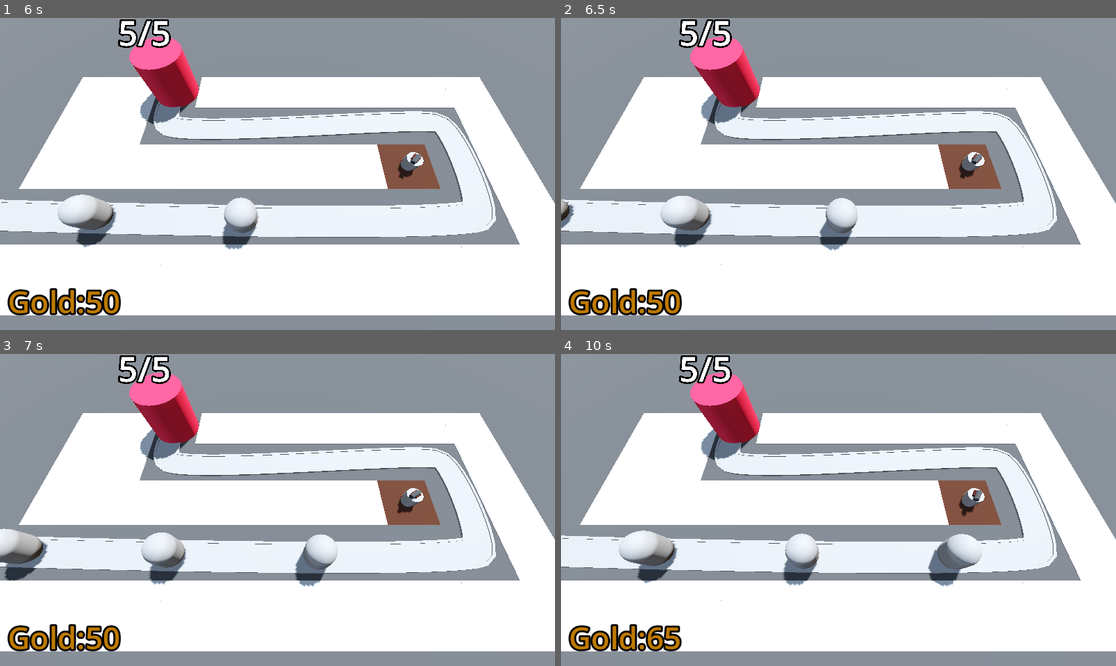
Above: before the commit, frames 1-4 (two rows, left to right).
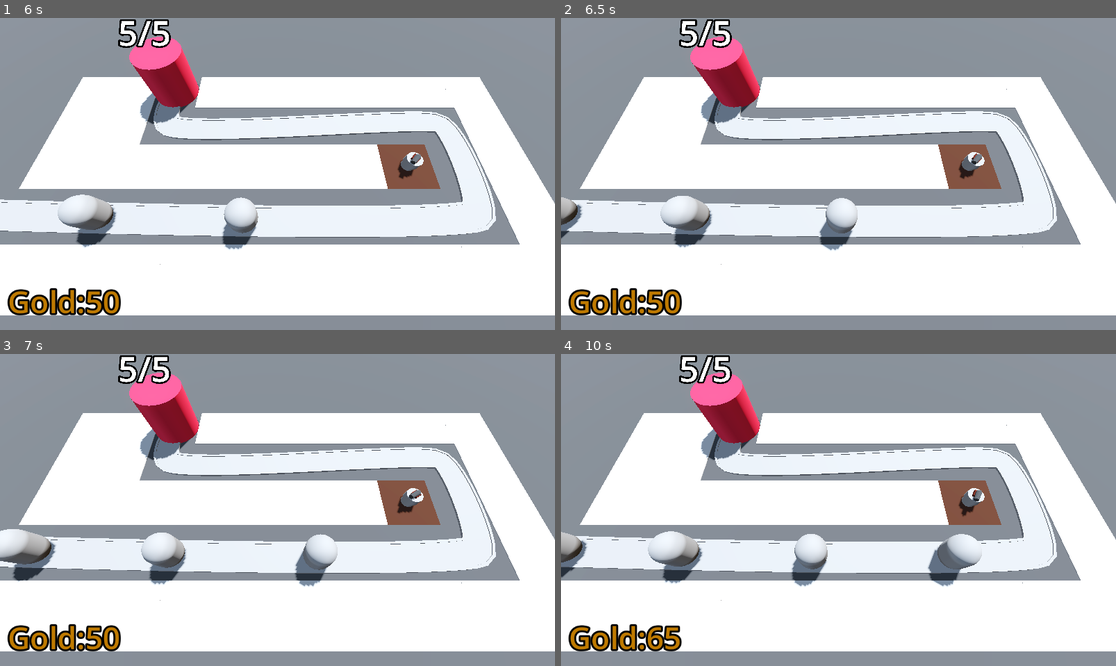
Above: after the commit, the same moments.

Repository: e-cornwell/Barbarian-Blaster
Game: Godot game, scene res://BaseLevel.tscn
The game is run twice, just before and just after one commit, with the same random seed, the same clock (stepped at 60 frames per second) and the same inputs.
Inputs (mouse positions are in pixels of both pictures, inside the frame that each line leads up to):
- Up to frame 1 (6 s): tap Enter at 0.5, 2 s; move the mouse to (399, 158) at 0.52 s; press the mouse at (399, 158) at 0.53 s; tap Space at 1.25 s; move the mouse to (166, 189) at 1.27 s; release the mouse at (166, 189) at 1.28 s; click (166, 189) at 1.35 s; move the mouse to (333, 105) at 2.02 s; press the mouse at (333, 105) at 2.03 s; move the mouse to (249, 236) at 2.77 s; release the mouse at (249, 236) at 2.78 s; click (249, 236) at 2.85 s; move the mouse to (444, 220) at 3.52 s; press the mouse at (444, 220) at 3.53 s; move the mouse to (111, 127) at 4.27 s; release the mouse at (111, 127) at 4.28 s; click (111, 127) at 4.35 s; move the mouse to (305, 174) at 5.02 s; press the mouse at (305, 174) at 5.03 s; move the mouse to (194, 96) at 5.77 s; release the mouse at (194, 96) at 5.78 s; click (194, 96) at 5.85 s
- Up to frame 2 (6.5 s): no input
- Up to frame 3 (7 s): move the mouse to (399, 494) at 6.52 s; press the mouse at (399, 494) at 6.53 s
- Up to frame 4 (10 s): move the mouse to (727, 525) at 7.27 s; release the mouse at (727, 525) at 7.28 s; click (727, 525) at 7.35 s; move the mouse to (894, 441) at 8.02 s; press the mouse at (894, 441) at 8.03 s; move the mouse to (810, 572) at 8.77 s; release the mouse at (810, 572) at 8.78 s; click (810, 572) at 8.85 s; move the mouse to (1005, 556) at 9.52 s; press the mouse at (1005, 556) at 9.53 s

Frame 1 is identical in both runs. In frame 2, 0.3% of the frame differs, in the area x 0-4%, y 57-71%; in frame 3, 0.7%; in frame 4, 2.6%, in the area x 0-49%, y 56-75%.

Commit message:
impliment difficulty manager Node

Diff:
--- a/BaseLevel.tscn
+++ b/BaseLevel.tscn
@@ -8,6 +8,7 @@
 [ext_resource type="Script" uid="uid://hx6w382ji5ks" path="res://turret_manager.gd" id="5_cwwxe"]
 [ext_resource type="PackedScene" uid="uid://dwin256y60208" path="res://Turret/turret.tscn" id="6_ufkdr"]
 [ext_resource type="Script" uid="uid://b8ky56id6sukx" path="res://bank.gd" id="8_tv3th"]
+[ext_resource type="PackedScene" uid="uid://c15srreo6einb" path="res://DifficultyManager/difficulty_manager.tscn" id="9_xkmwr"]
 
 [sub_resource type="ProceduralSkyMaterial" id="ProceduralSkyMaterial_dq0bh"]
 sky_horizon_color = Color(0.662243, 0.671743, 0.686743, 1)
@@ -65,10 +66,11 @@
 "cells": PackedInt32Array(65534, 65534, 1048576, 65535, 65534, 1048576, 0, 65534, 1048576, 65534, 2, 1310720, 65531, 65 …(498 unchanged characters)…
 }
 
-[node name="EnemyPath" type="Path3D" parent="."]
+[node name="EnemyPath" type="Path3D" parent="." node_paths=PackedStringArray("difficulty_manager")]
 curve = SubResource("Curve3D_lvb7b")
 script = ExtResource("3_epnn3")
 enemy_scene = ExtResource("2_5x8ra")
+difficulty_manager = NodePath("../DifficultyManager")
 
 [node name="Road" type="CSGPolygon3D" parent="EnemyPath"]
 polygon = PackedVector2Array(-1, 0, -1, 0.1, 1, 0.1, 1, 0)
@@ -146,4 +148,6 @@
 text = "placeholder"
 label_settings = SubResource("LabelSettings_epnn3")
 
+[node name="DifficultyManager" parent="." instance=ExtResource("9_xkmwr")]
+
 [connection signal="timeout" from="EnemyPath/SpawnTimer" to="EnemyPath" method="spawn_enemy"]
--- /dev/null
+++ b/DifficultyManager/difficulty_manager.gd
@@ -0,0 +1,20 @@
+extends Node
+
+@export var spawn_time_curve: Curve
+@export var game_length := 30.0
+@onready var timer: Timer = $Timer
+
+# Called when the node enters the scene tree for the first time.
+func _ready() -> void:
+	timer.start(game_length)
+
+
+# Called every frame. 'delta' is the elapsed time since the previous frame.
+func _process(delta: float) -> void:
+	print(get_spawn_time())
+
+func game_progress_ratio() -> float:
+	return 1.0 - (timer.time_left / game_length)
+
+func get_spawn_time() -> float:
+	return spawn_time_curve.sample(game_progress_ratio())
--- /dev/null
+++ b/DifficultyManager/difficulty_manager.tscn
@@ -0,0 +1,15 @@
+[gd_scene load_steps=3 format=3 uid="uid://c15srreo6einb"]
+
+[ext_resource type="Script" uid="uid://bxgejr5irb25y" path="res://DifficultyManager/difficulty_manager.gd" id="1_ab1g6"]
+
+[sub_resource type="Curve" id="Curve_ab1g6"]
+_limits = [0.25, 2.0, 0.0, 1.0]
+_data = [Vector2(0, 2), 0.0, -1.73599, 0, 1, Vector2(1, 0.25), -2.00297, 0.0, 1, 0]
+point_count = 2
+
+[node name="DifficultyManager" type="Node"]
+script = ExtResource("1_ab1g6")
+spawn_time_curve = SubResource("Curve_ab1g6")
+
+[node name="Timer" type="Timer" parent="."]
+one_shot = true
--- a/enemy_path.gd
+++ b/enemy_path.gd
@@ -1,7 +1,11 @@
 extends Path3D
 
 @export var enemy_scene: PackedScene
+@export var difficulty_manager: Node
+@onready var spawn_timer: Timer = $SpawnTimer
+
 
 func spawn_enemy() -> void:
 	var new_enemy = enemy_scene.instantiate()
 	add_child(new_enemy)
+	spawn_timer.wait_time = difficulty_manager.get_spawn_time()
Not shown: 1 places in BaseLevel.tscn that only renumber resources
Not shown, added: DifficultyManager/difficulty_manager.gd.uid
